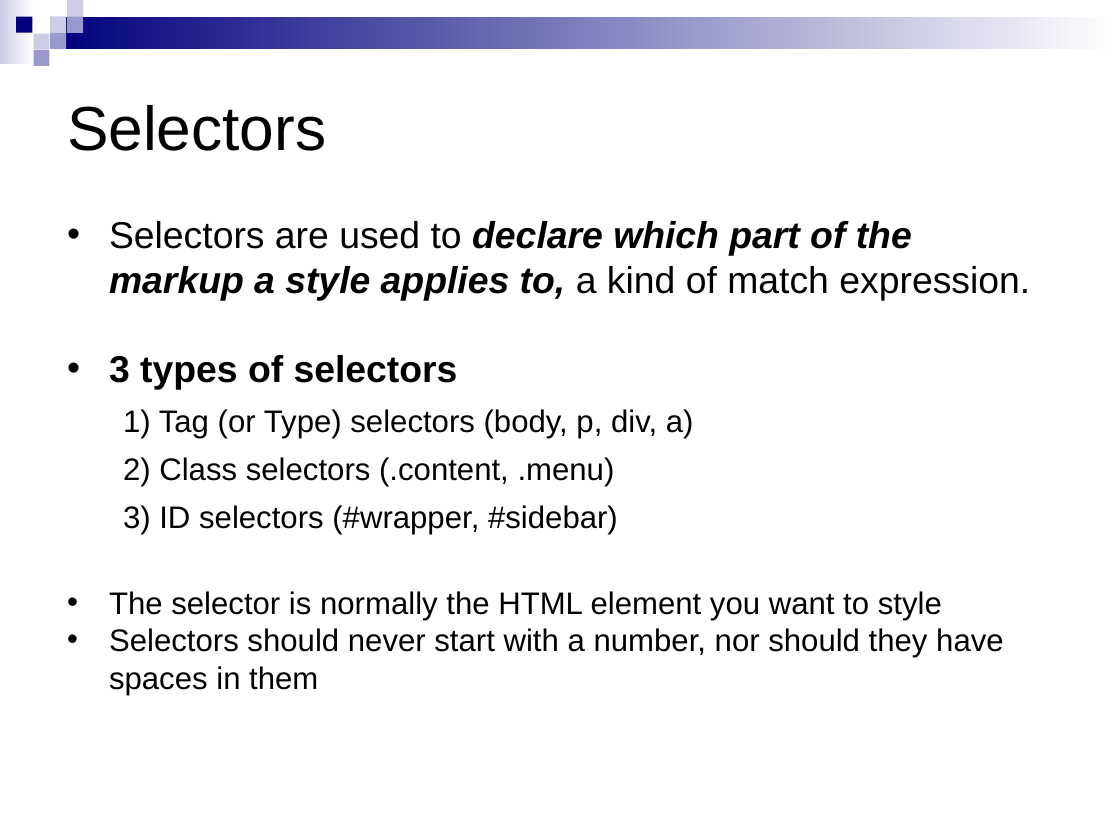
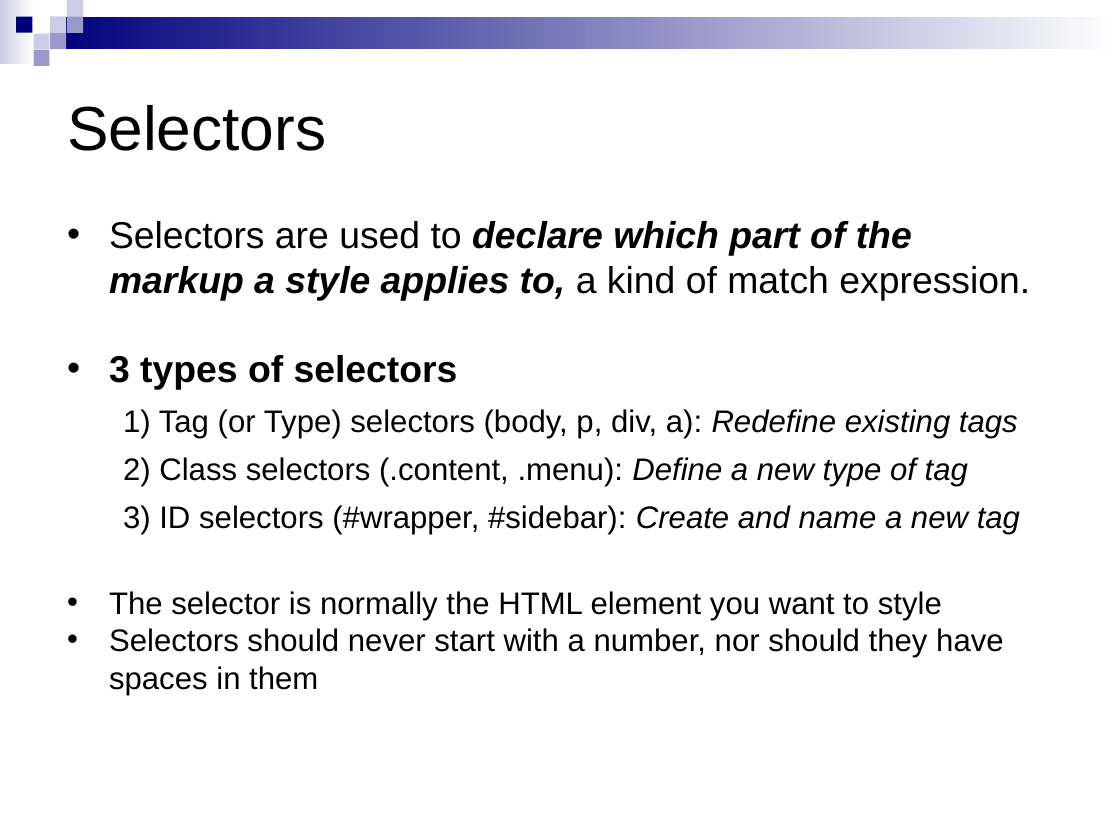
Before and after one commit to ASPteaching/WebScraping_with_R, a slide deck: slide 35 of WebScraping_course/WebScrapping-1a-HTML & CSS.pptx. Drawn at 1120x840 pixels with LibreOffice and Linux fonts; fonts in the diff are those of the drawing. Boxes give left, top, right and bottom in pixels: in the first picture for what was removed or moved away, otherwise in the second. Text is boxed around its words. In the diff, an @@ line names an element or a change of style, - is before the commit and + after.

```diff
--- a/WebScraping_course/WebScrapping-1a-HTML & CSS.pptx
+++ b/WebScraping_course/WebScrapping-1a-HTML & CSS.pptx
@@ text at (x1=123, y1=409, x2=1020, y2=535): text changed @@
-  1) Tag (or Type) selectors (body, p, div, a)
-  2) Class selectors (.content, .menu)
-  3) ID selectors (#wrapper, #sidebar)
+  1) Tag (or Type) selectors (body, p, div, a): Redefine existing tags
+  2) Class selectors (.content, .menu): Define a new type of tag
+  3) ID selectors (#wrapper, #sidebar): Create and name a new tag
```
Also in this commit, not shown: 10 other slides changed, 1 slide added, 8 other files.
